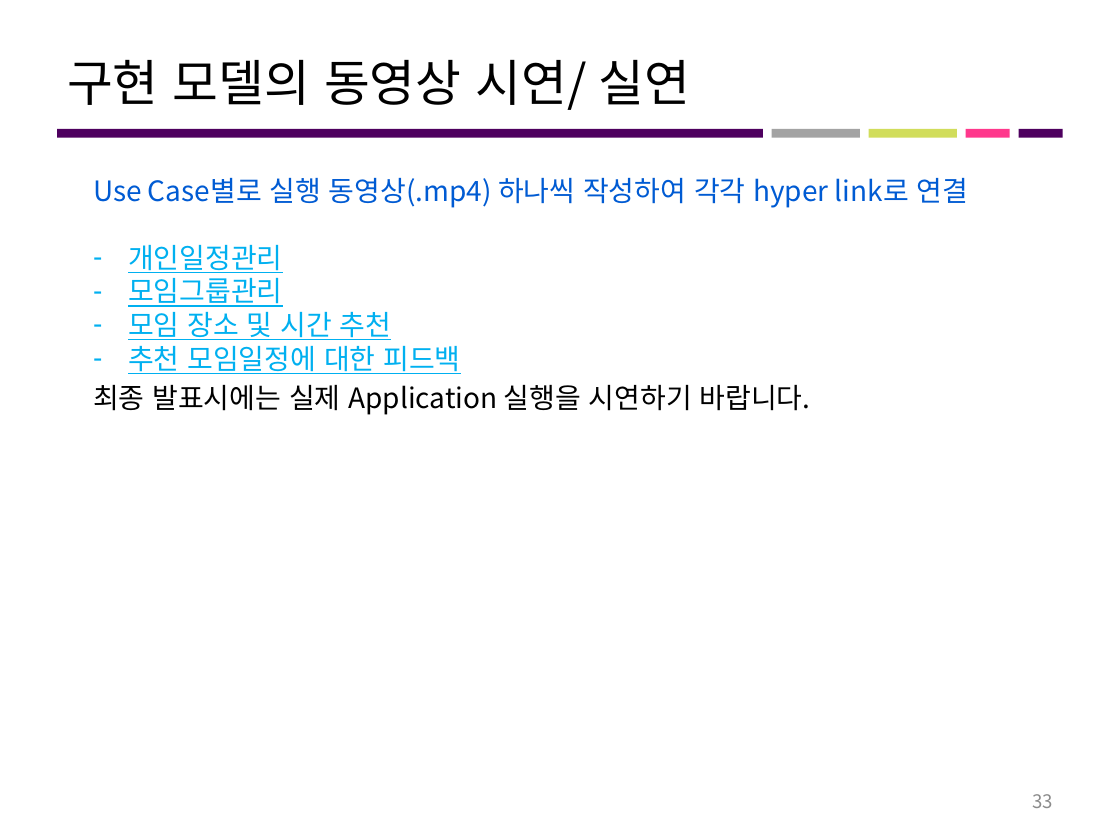
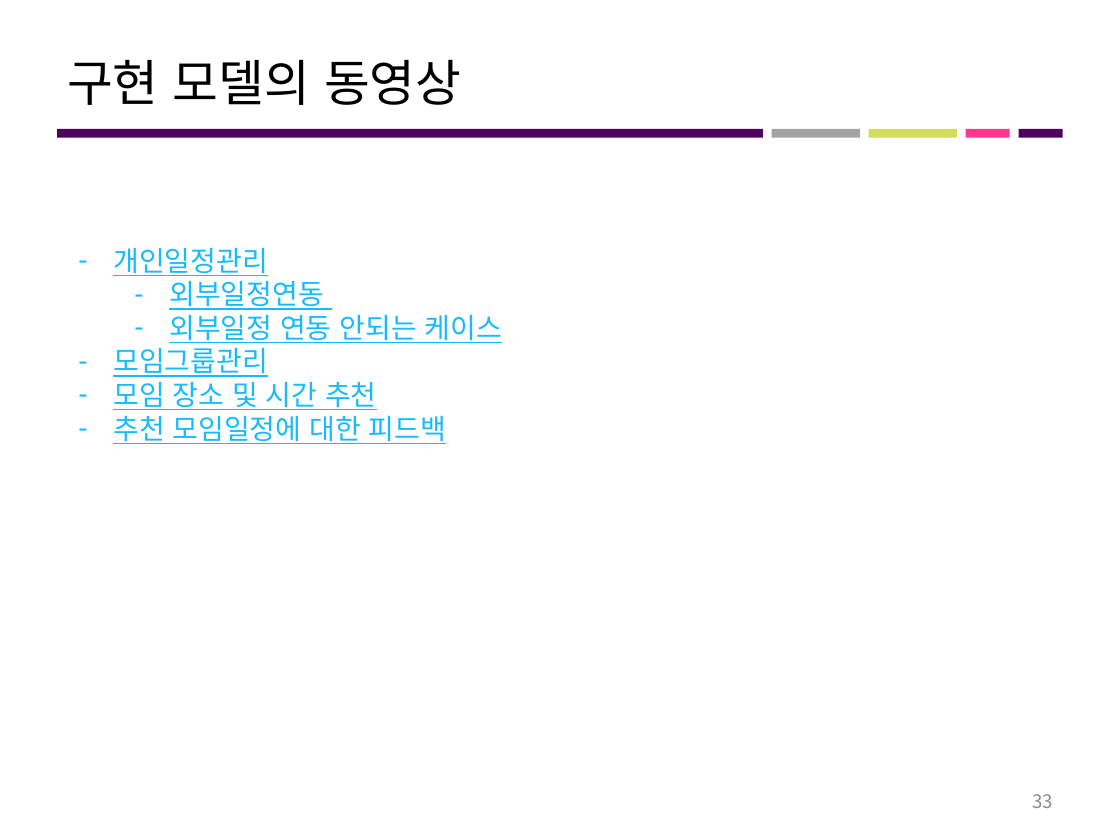
Before and after one commit to 7hong13/FillingGood, a slide deck: slide 33 of 최종산출물/4조 최종결과보고서.pptx. Drawn at 1120x840 pixels with LibreOffice and Linux fonts; fonts in the diff are those of the drawing. Boxes give left, top, right and bottom in pixels: in the first picture for what was removed or moved away, otherwise in the second. Text is boxed around its words. In the diff, an @@ line names an element or a change of style, - is before the commit and + after.

Commit message:
최종 수정

```diff
--- a/최종산출물/4조 최종결과보고서.pptx
+++ b/최종산출물/4조 최종결과보고서.pptx
@@ title at <box>67,60,461,105</box>: text changed @@
-구현 모델의 동영상 시연/ 실연
+구현 모델의 동영상
@@ text at <box>93,178,969,208</box>: paragraph removed @@
-Use Case별로 실행 동영상(.mp4) 하나씩 작성하여 각각 hyper link로 연결
@@ text "개인일정관리": place and size @@
-text "개인일정관리" at <box>93,178,969,374</box>
+text "개인일정관리" at <box>113,248,502,444</box>
@@ text at <box>113,248,446,444</box>: text colour #00B0F0 to #17BBFD in "개인일정관리", "모임그룹관리", "모임 장소 및 시간 추천", "추천 모임일정에 대한 피드백" @@
@@ text at <box>169,281,502,343</box>: paragraphs added @@
+  – 외부일정연동
+  – 외부일정 연동 안되는 케이스
@@ text removed at <box>93,385,811,415</box> @@
-최종 발표시에는 실제 Application 실행을 시연하기 바랍니다.
```
Also in this commit, not shown: 7 other files.
